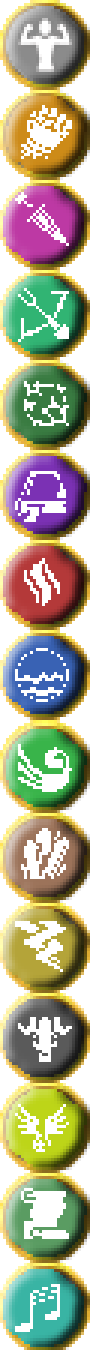
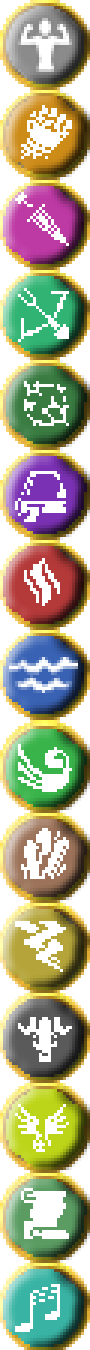
Comparing the layer stacks of the two 90×1350 images. Changes:
renamed "Layer 7" to "Layer 18", painted on it over [9,648,78,702]
